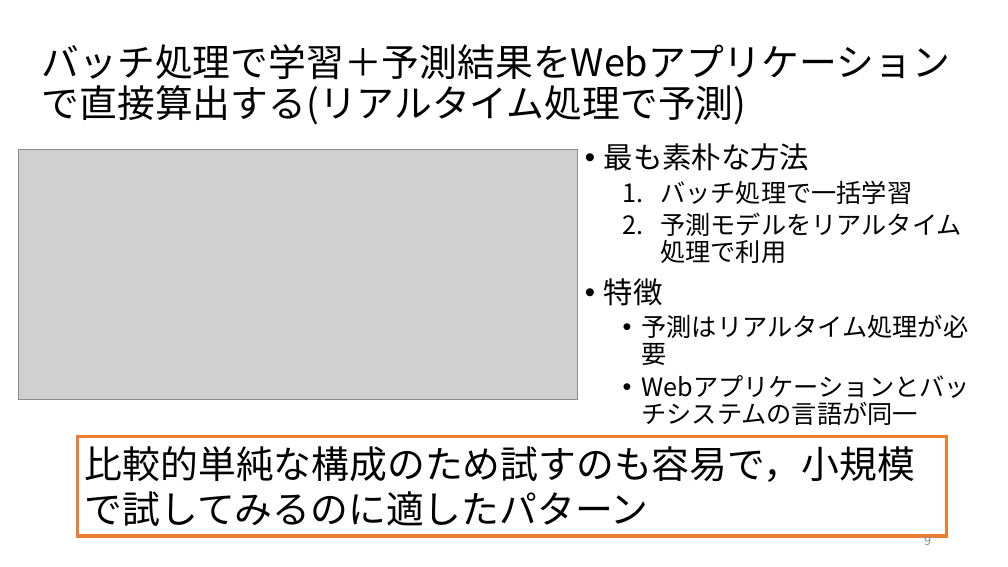
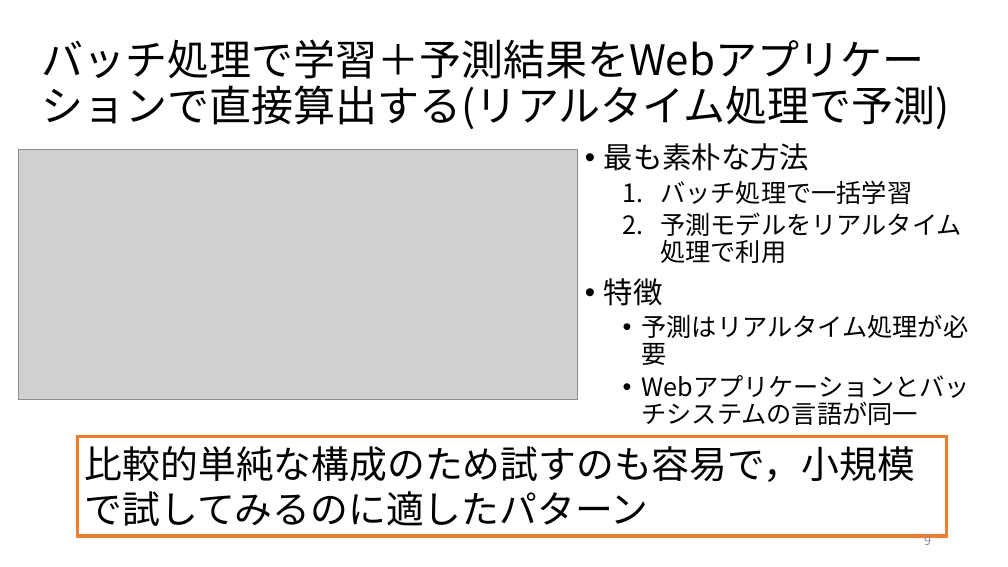
Before and after one commit to ryosuke-ku/Rinko, a slide deck: slide 9 of 仕事ではじめる機械学習第4章.pptx. Drawn at 1008x567 pixels with LibreOffice and Linux fonts; fonts in the diff are those of the drawing; grey boxes stand for pictures. Boxes give left, top, right and bottom in pixels: in the first picture for what was removed or moved away, otherwise in the second. Text is boxed around its words. In the diff, an @@ line names an element or a change of style, - is before the commit and + after.

```diff
--- a/仕事ではじめる機械学習第4章.pptx
+++ b/仕事ではじめる機械学習第4章.pptx
@@ title "バッチ処理で学習＋予測結果をWebアプリケーションで直接算出する(リアルタイム処理で予測)" at (42, 39, 950, 129): size 36 to 40 pt @@
```
Also in this commit, not shown: 2 other slides changed.
